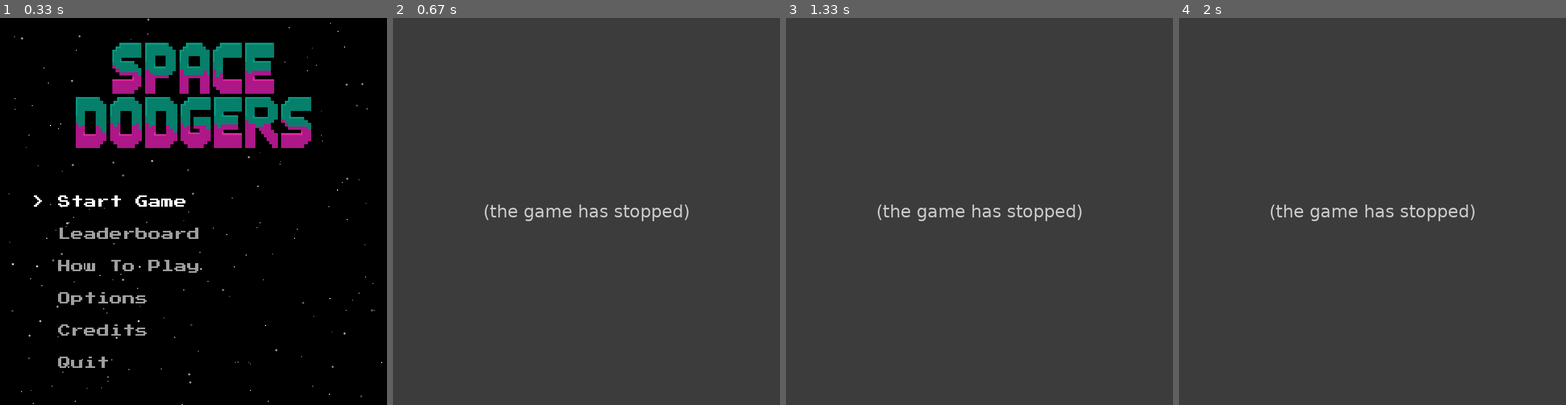
Above: before the commit, frames 1-4 (left to right).
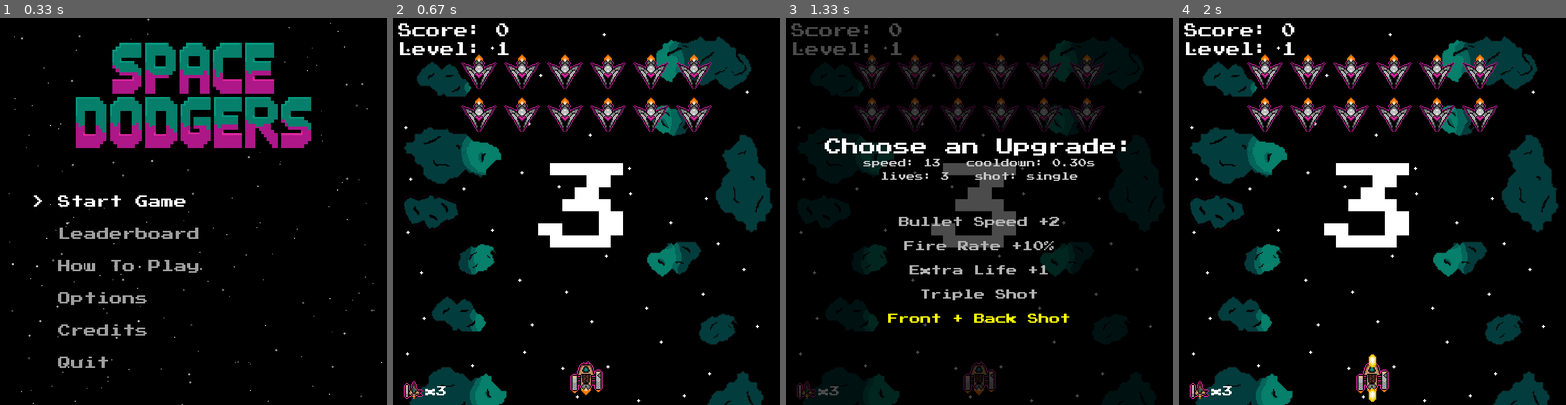
Above: after the commit, the same moments.

Repository: software-engineering-game/pygame-game
Game: pygame game, started from main.py
The game is run twice, just before and just after one commit, with the same random seed, the same clock (stepped at 60 frames per second) and the same inputs.
Inputs:
- Up to frame 1 (0.33 s): no input
- Up to frame 2 (0.67 s): tap Enter at 0.33 s
- Up to frame 3 (1.33 s): hold T 0.67-1.13 s; hold Up 0.67-1.13 s; type "an" at 1.22 s
- Up to frame 4 (2 s): type "n" at 1.42 s; tap Enter at 1.55 s; tap Space at 1.77 s

Frame 1 is identical in both runs. In frame 2, 100% of the frame differs, in the area x 0-100%, y 0-100%; in frame 3, 96%; in frame 4, 100%.
Error before the commit: ValueError: No levels found in level_data.json (game_state.py line 26); the game stopped at 0.33 s (later frames are placeholders)

Commit message:
Rearranged intro levels

Diff:
--- a/level_data.json
+++ b/level_data.json
@@ -36,27 +36,6 @@
 
    "second_level": {
       "level_num": 2,
-      "bg_img": "background_asteroids.png",
-      "waves": [
-         {
-            "enemy_type": "Basic_Enemy",
-            "sprite_sheet": "enemy_basic.png",
-            "wave_position": [120, 90],
-            "wave_size": [5, 2],
-            "wave_spacing": [90, 75]
-         },
-         {
-            "enemy_type": "Swarm_Enemy",
-            "sprite_sheet": "enemy_swarm.png",
-            "wave_position": [220, 270],
-            "wave_size": [2, 1],
-            "wave_spacing": [220, 80]
-         }
-      ]
-   },
-
-   "third_level": {
-      "level_num": 3,
       "bg_img":    "background_asteroids.png",
       "waves": [
          {
@@ -69,8 +48,50 @@
       ]
    },
 
+   "third_level": {
+      "level_num": 3,
+      "bg_img": "background_asteroids.png",
+      "waves": [
+         {
+            "enemy_type": "Basic_Enemy",
+            "sprite_sheet": "enemy_basic.png",
+            "wave_position": [120, 90],
+            "wave_size": [5, 2],
+            "wave_spacing": [90, 75]
+         },
+         {
+            "enemy_type": "Swarm_Enemy",
+            "sprite_sheet": "enemy_swarm.png",
+            "wave_position": [220, 270],
+            "wave_size": [2, 1],
+            "wave_spacing": [220, 80]
+         }
+      ]
+   },
+
+   "bomber_intro_level": {
+      "level_num": 4,
+      "bg_img": "background_asteroids.png",
+      "waves": [
+         {
+            "enemy_type":   "Bomber_Enemy",
+            "sprite_sheet": "enemy_bomber.png",
+            "wave_position": [180, 100],
+            "wave_size": [3, 1],
+            "wave_spacing": [140, 90]
+         },
+         {
+            "enemy_type":   "Basic_Enemy",
+            "sprite_sheet": "enemy_basic.png",
+            "wave_position": [140, 220],
+            "wave_size": [4, 1],
+            "wave_spacing": [95, 80]
+         }
+      ]
+   },
+
    "crossfire_level": {
-      "level_num": 4,
+      "level_num": 5,
       "bg_img":    "background_asteroids.png",
       "waves": [
          {
@@ -97,27 +118,6 @@
       ]
    },
 
-   "bomber_intro_level": {
-      "level_num": 5,
-      "bg_img": "background_asteroids.png",
-      "waves": [
-         {
-            "enemy_type":   "Bomber_Enemy",
-            "sprite_sheet": "enemy_bomber.png",
-            "wave_position": [180, 100],
-            "wave_size": [3, 1],
-            "wave_spacing": [140, 90]
-         },
-         {
-            "enemy_type":   "Basic_Enemy",
-            "sprite_sheet": "enemy_basic.png",
-            "wave_position": [140, 220],
-            "wave_size": [4, 1],
-            "wave_spacing": [95, 80]
-         }
-      ]
-   },
-
    "mixed_assault_level": {
       "level_num": 6,
       "bg_img":    "background_asteroids.png",
--- a/states/game_state.py
+++ b/states/game_state.py
@@ -257,9 +257,9 @@
             self.player_invincible = True
             self.player_invincible_timer = 1.0
 
-            sfx_player_hit = pygame.mixer.Sound("assets/sfx_ogg/p_hit.ogg")
             if self.lives != 0:
                 if settings.SFX_ON:
+                    sfx_player_hit = pygame.mixer.Sound("assets/sfx_ogg/p_hit.ogg")
                     pygame.mixer.Sound.play(sfx_player_hit)
 
 
--- a/states/utils.py
+++ b/states/utils.py
@@ -63,7 +63,7 @@
 # Loading Level Data
 #
 
-LEVEL_DATA = os.path.join(os.path.dirname(os.path.dirname(__file__)), "level_data1.json")
+LEVEL_DATA = os.path.join(os.path.dirname(os.path.dirname(__file__)), "level_data.json")
 
 def load_level(level_name):
     try:
@@ -110,28 +110,26 @@
 def get_level_sequence():
     levels = load_all_levels()
 
-    # intro_levels = get_intro_levels(levels)
-    # print("Intro levels is grabbing:")
-    # print(test_seq_func)
-    # rand_levels = get_random_levels(levels)
-    # print("Random levels is grabbing:")
-    # print(test_rand_func)
+    # Separates the levels into two separate dictionaries
+    intro_levels = get_intro_levels(levels)
+    rand_levels = get_random_levels(levels)
 
-    # Skip test/debug levels from normal progression flow.
-    playable_levels = {
-        level_name: level_data
-        for level_name, level_data in levels.items()
-        if "test" not in level_name.lower()
-    }
-    sorted_levels = sorted(
-        playable_levels.items(),
+    # Sorts and converts the intro levels into a list
+    sorted_intro_levels = sorted(
+        intro_levels.items(),
         key=lambda item: item[1].get("level_num", 999999)
     )
+    # Sorts and converts the radnom levels into a list
+    sorted_rand_levels = sorted(
+        rand_levels.items(),
+        key=lambda item: item[1].get("level_num", 999999)
+    )
+
     # returns the first five levels and the randomized levels
-    return [level_name for level_name, _ in sorted_levels], ["test_level", "gauntlet_level"]
+    #return [level_name for level_name, _ in sorted_levels], ["test_level", "gauntlet_level"]
 
     # Currently returns 'ValueError: too many values to unpack (expected 2)'
-    # return [level_name for level_name, _ in intro_levels], [level_name for level_name, _ in rand_levels]
+    return [level_name for level_name, _ in sorted_intro_levels], [level_name for level_name, _ in sorted_rand_levels]
 
 
 def spawn_enemy_wave(enemy_type, enemy_group, frames, corner_pos, size, spacing):
Binary file changed: assets/basic_bullet.png
